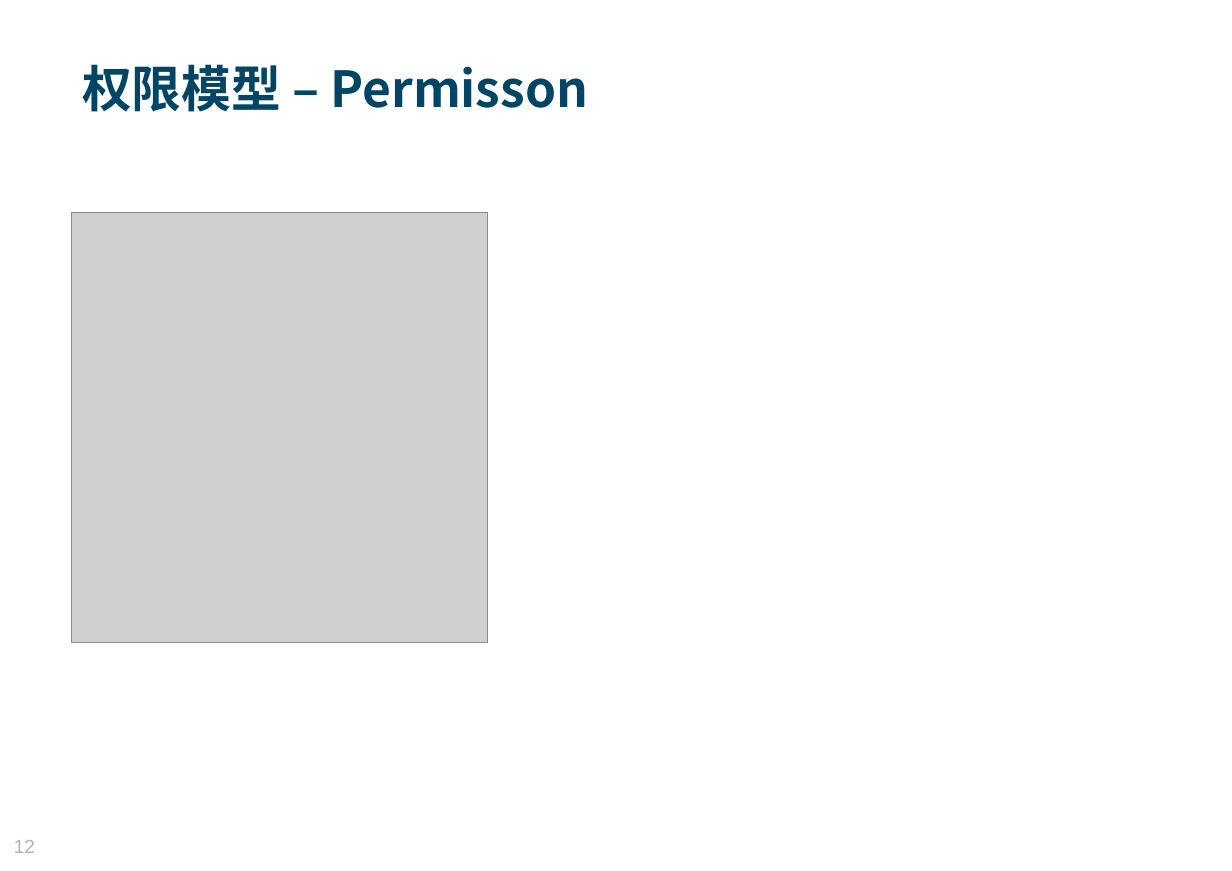
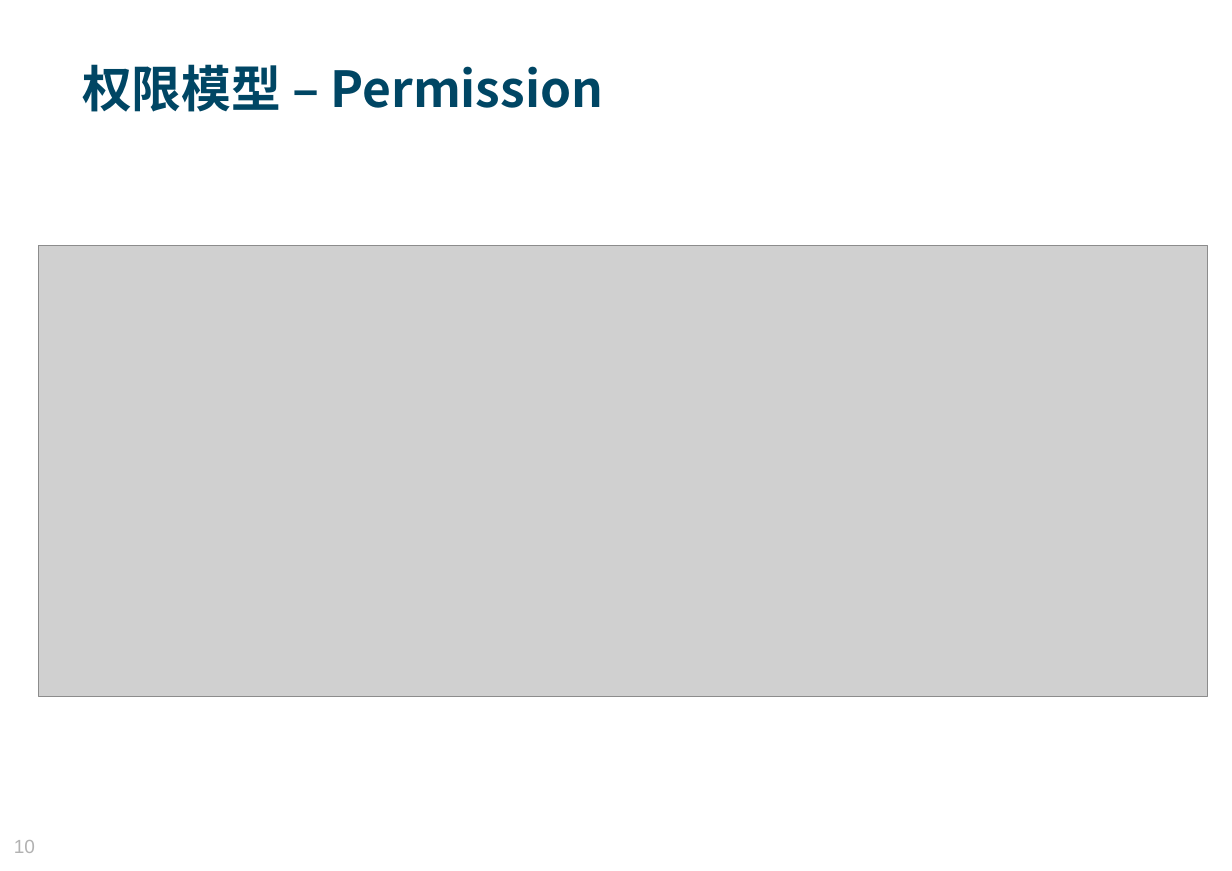
Before and after one commit to MosesZhu/Cube, a slide deck: slide 10 of Document/New Webframework Introduction.ppt (slide 12 before the commit). Drawn at 1232x871 pixels with LibreOffice and Linux fonts; fonts in the diff are those of the drawing; grey boxes stand for pictures; background and template pictures are left out. Boxes give left, top, right and bottom in pixels: in the first picture for what was removed or moved away, otherwise in the second. Text is boxed around its words. In the diff, an @@ line names an element or a change of style, - is before the commit and + after.

```diff
--- a/Document/New Webframework Introduction.ppt
+++ b/Document/New Webframework Introduction.ppt
@@ text at <box>82,64,604,112</box>: text changed @@
-权限模型 – Permisson
+权限模型 – Permission
@@ picture: place and size @@
-picture at <box>72,213,487,643</box>
+picture at <box>38,246,1208,697</box>
@@ page number at <box>14,840,35,853</box>: text changed @@
-12
+10
```
Also in this commit, not shown: 10 other slides changed, 2 slides added, 4 slides removed, 12 other files.
